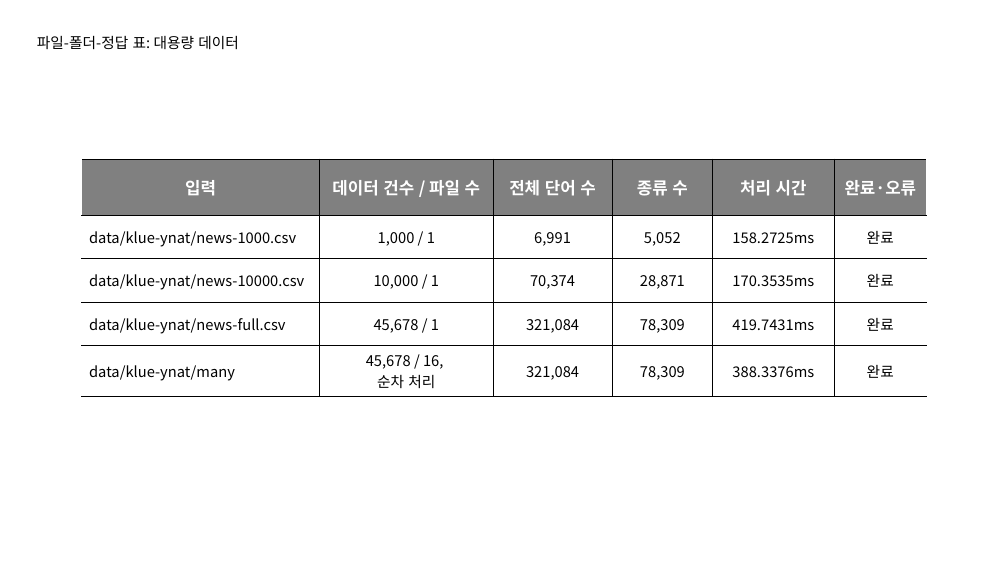
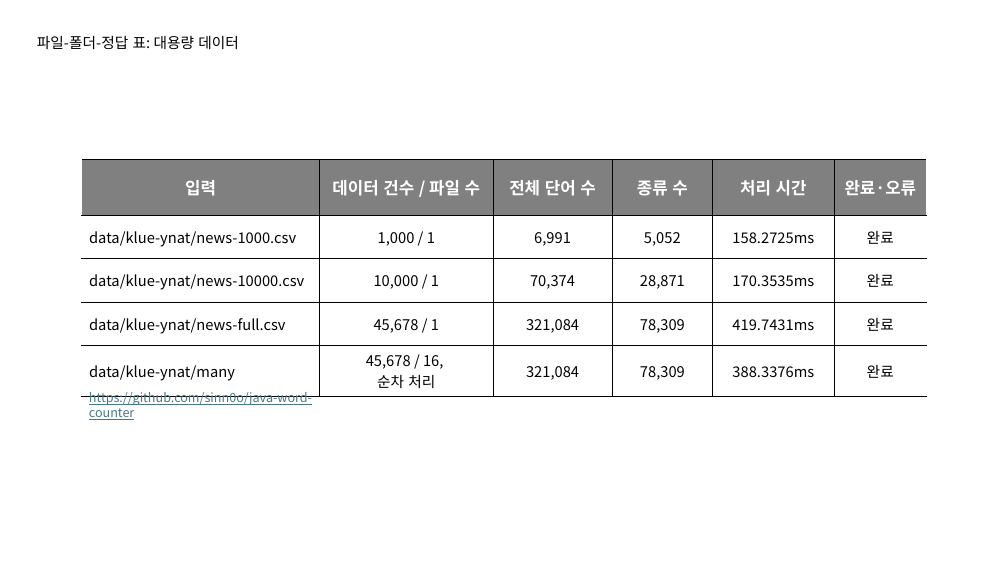
Before and after one commit to sinn0o/java-word-counter, a slide deck: slide 5 of [SeSac] 노신영 발표자료.pptx. Drawn at 1008x567 pixels with LibreOffice and Linux fonts; fonts in the diff are those of the drawing. Boxes give left, top, right and bottom in pixels: in the first picture for what was removed or moved away, otherwise in the second. Text is boxed around its words. In the diff, an @@ line names an element or a change of style, - is before the commit and + after.

Commit message:
chore: PPT 내 github 링크 첨부

```diff
--- a/[SeSac] 노신영 발표자료.pptx
+++ b/[SeSac] 노신영 발표자료.pptx
@@ text added at [89,392,312,420], 12 pt, text #467886, underline @@
+https://github.com/sinn0o/java-word-counter
```
